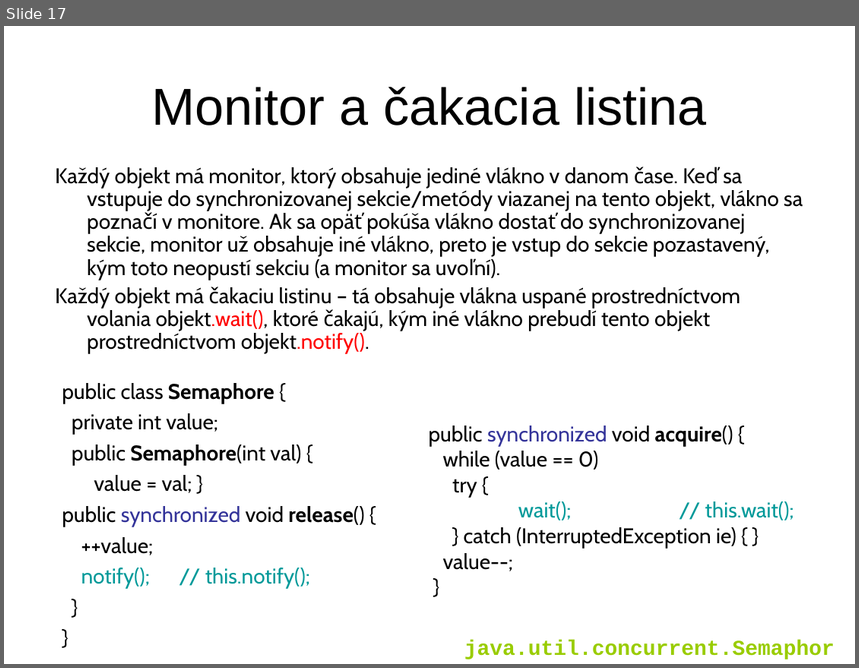
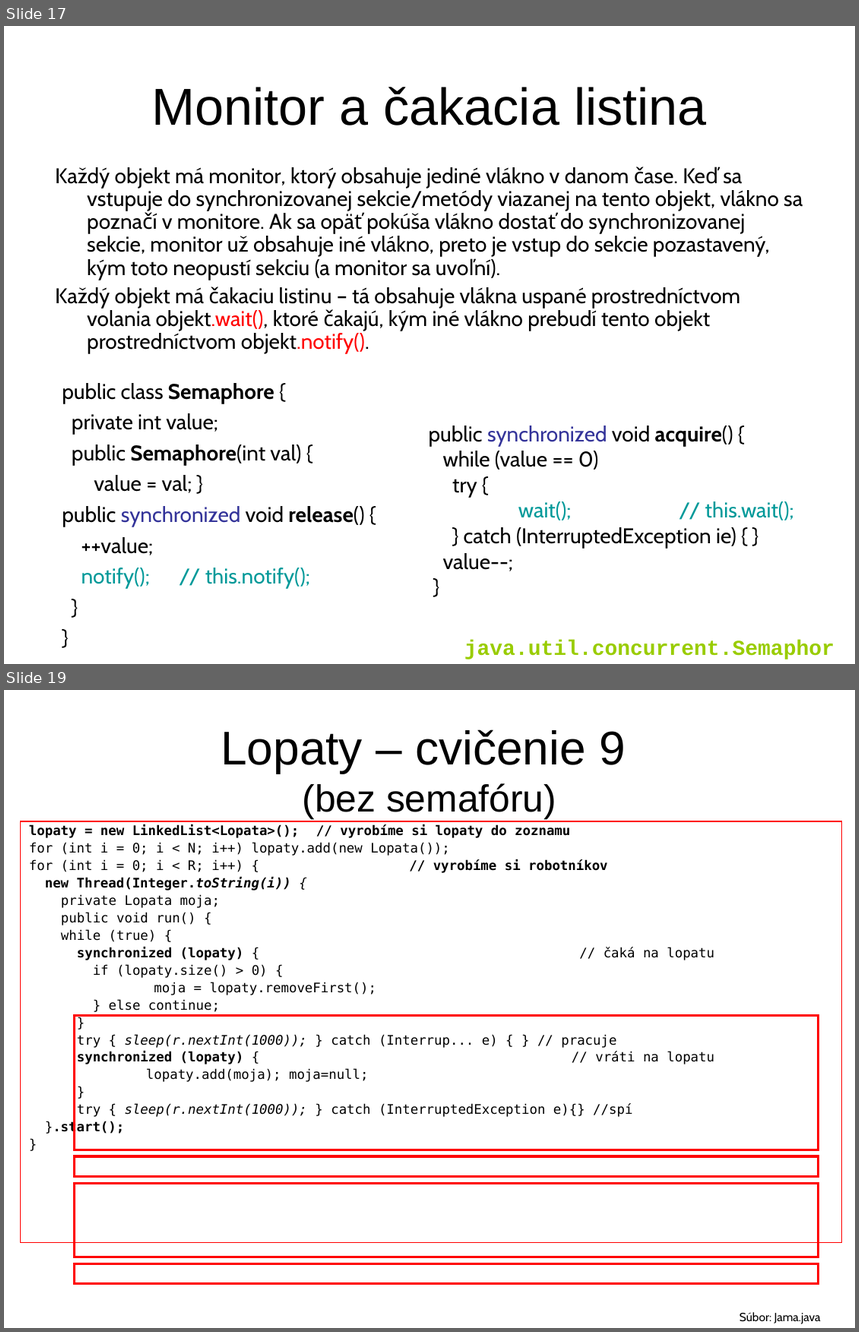
Before and after one commit to Programovanie4/Prednasky, a slide deck: 09/09_java.ppt. Shown one above the other, each under a label of ours: slide 17 before the commit, slides 17 and 19 after it; the slides between them are not shown. The pictures are 859x668 and 859x1332 pixels, drawn with LibreOffice and Linux fonts; fonts in the diff are those of the drawing. Boxes give left, top, right and bottom in pixels: in the first picture for what was removed or moved away, otherwise in the second. Text is boxed around its words. In the diff, an @@ line names an element or a change of style, - is before the commit and + after.

```diff
--- a/09/09_java.ppt
+++ b/09/09_java.ppt
@@ slide 19 added at (4,690,855,1328), background #FFFFFF @@
@@ title added at (221,730,626,820), 40 pt, text #000000 @@
+Lopaty – cvičenie 9
+(bez semafóru)
@@ rectangle added at (21,822,842,1243), outline #FF0000 0.74 pt, 11.2 pt, text #000000 @@
+lopaty = new LinkedList<Lopata>(); // vyrobíme si lopaty do zoznamu
+for (int i = 0; i < N; i++) lopaty.add(new Lopata());
+for (int i = 0; i < R; i++) { // vyrobíme si robotníkov
+new Thread(Integer.toString(i)) {
+private Lopata moja;
+public void run() {
+while (true) {
+synchronized (lopaty) { // čaká na lopatu
+if (lopaty.size() > 0) {
+moja = lopaty.removeFirst();
+} else continue;
+}
+try { sleep(r.nextInt(1000)); } catch (Interrup... e) { } // pracuje
+synchronized (lopaty) { // vráti na lopatu
+lopaty.add(moja); moja=null;
+}
+try { sleep(r.nextInt(1000)); } catch (InterruptedException e){} //spí
+}.start();
+}
@@ rectangle added at (75,1016,819,1151), outline #FF0000 2.01 pt @@
@@ rectangle added at (75,1157,819,1177), outline #FF0000 2.01 pt @@
@@ rectangle added at (75,1184,819,1258), outline #FF0000 2.01 pt @@
@@ rectangle added at (75,1264,819,1284), outline #FF0000 2.01 pt @@
@@ text added at (740,1312,821,1325), 10 pt, text #000000 @@
+Súbor: Jama.java
```
Also in this commit, not shown: 2 slides changed, 2 other slides added, 1 other file.
